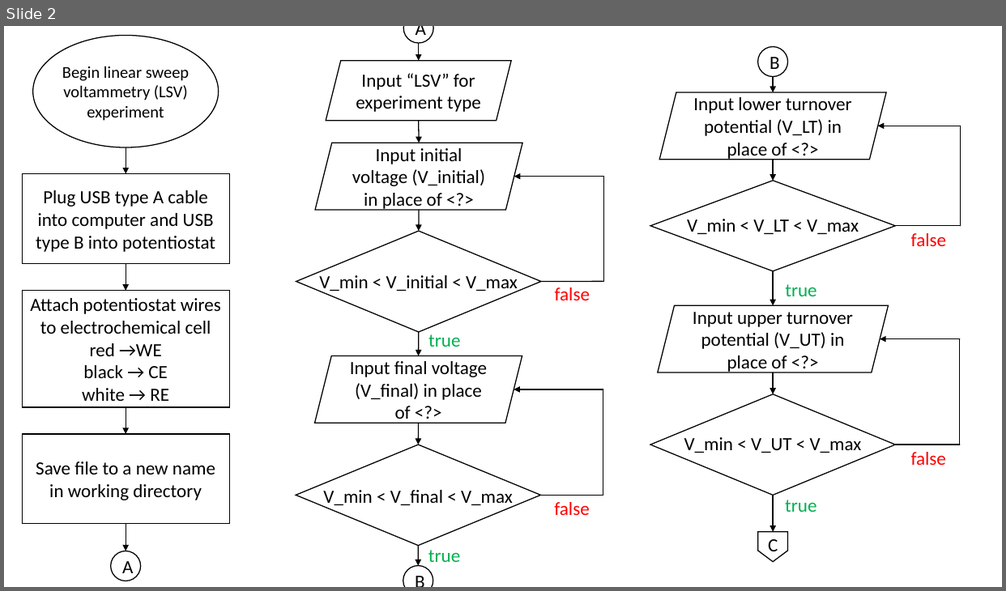
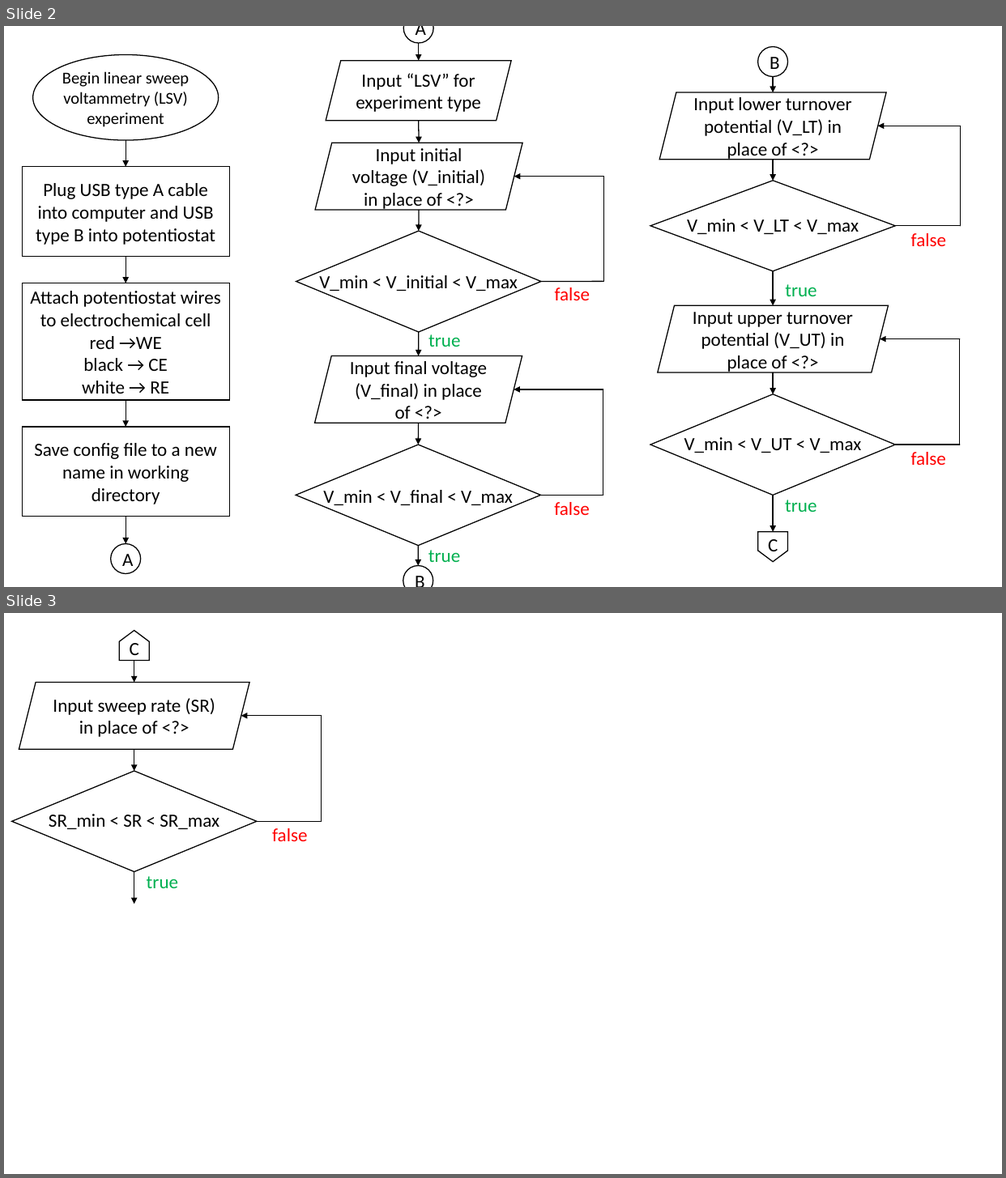
Before and after one commit to juami/pytentiostat, a slide deck: docs/experiment-logic-flowcharts/experiment-logic-flowchart-LSV.pptx. Shown one above the other, each under a label of ours: slide 2 before the commit, slides 2 and 3 after it. The pictures are 1006x591 and 1006x1178 pixels, drawn with LibreOffice and Linux fonts; fonts in the diff are those of the drawing. Boxes give left, top, right and bottom in pixels: in the first picture for what was removed or moved away, otherwise in the second. Text is boxed around its words. In the diff, an @@ line names an element or a change of style, - is before the commit and + after.

```diff
--- a/docs/experiment-logic-flowcharts/experiment-logic-flowchart-LSV.pptx
+++ b/docs/experiment-logic-flowcharts/experiment-logic-flowchart-LSV.pptx
@@ slide 3 added at bbox=[4, 613, 1002, 1174], background #FFFFFF @@
@@ pentagon arrow added at bbox=[119, 630, 149, 660], outline #000000 1 pt, 18 pt, text #000000 @@
+C
@@ arrow added from (134, 660) to (134, 683), #000000 1 pt @@
@@ parallelogram added at bbox=[19, 683, 249, 749], outline #000000 1 pt, 18 pt, text #000000 @@
+Input sweep rate (SR) in place of <?>
@@ arrow added from (322, 716) to (241, 716), #000000 1 pt @@
@@ line added from (322, 716) to (322, 821), #000000 1 pt @@
@@ arrow added from (134, 749) to (134, 771), #000000 1 pt @@
@@ diamond added at bbox=[11, 771, 256, 872], outline #000000 1 pt @@
@@ text added at bbox=[49, 814, 219, 829], 18 pt, text #000000 @@
+SR_min < SR < SR_max
@@ line added from (257, 821) to (322, 821), #000000 1 pt @@
@@ text added at bbox=[272, 828, 307, 841], 18 pt, text #FF0000 @@
+false
@@ arrow added from (134, 872) to (134, 905), #000000 1 pt @@
@@ text added at bbox=[147, 876, 178, 888], 18 pt, text #00B050 @@
+true
@@ slide 2 changed as well @@
@@ ellipse "Begin linear sweep voltammetry (LSV) ...": place and size @@
-ellipse "Begin linear sweep voltammetry (LSV) ..." at bbox=[33, 35, 219, 148]
+ellipse "Begin linear sweep voltammetry (LSV) ..." at bbox=[33, 54, 219, 139]
@@ 4 arrows, 3 rectangles, 1 ellipse: place and size @@
-4 arrows, 3 rectangles, 1 ellipse at bbox=[22, 148, 229, 582]
+4 arrows, 3 rectangles, 1 ellipse at bbox=[22, 140, 229, 574]
@@ text in rectangle at bbox=[34, 443, 217, 505]: text changed @@
-Save file to a new name in working directory
+Save config file to a new name in working directory
```
Also in this commit, not shown: 1 other slide changed, 1 slide removed.
